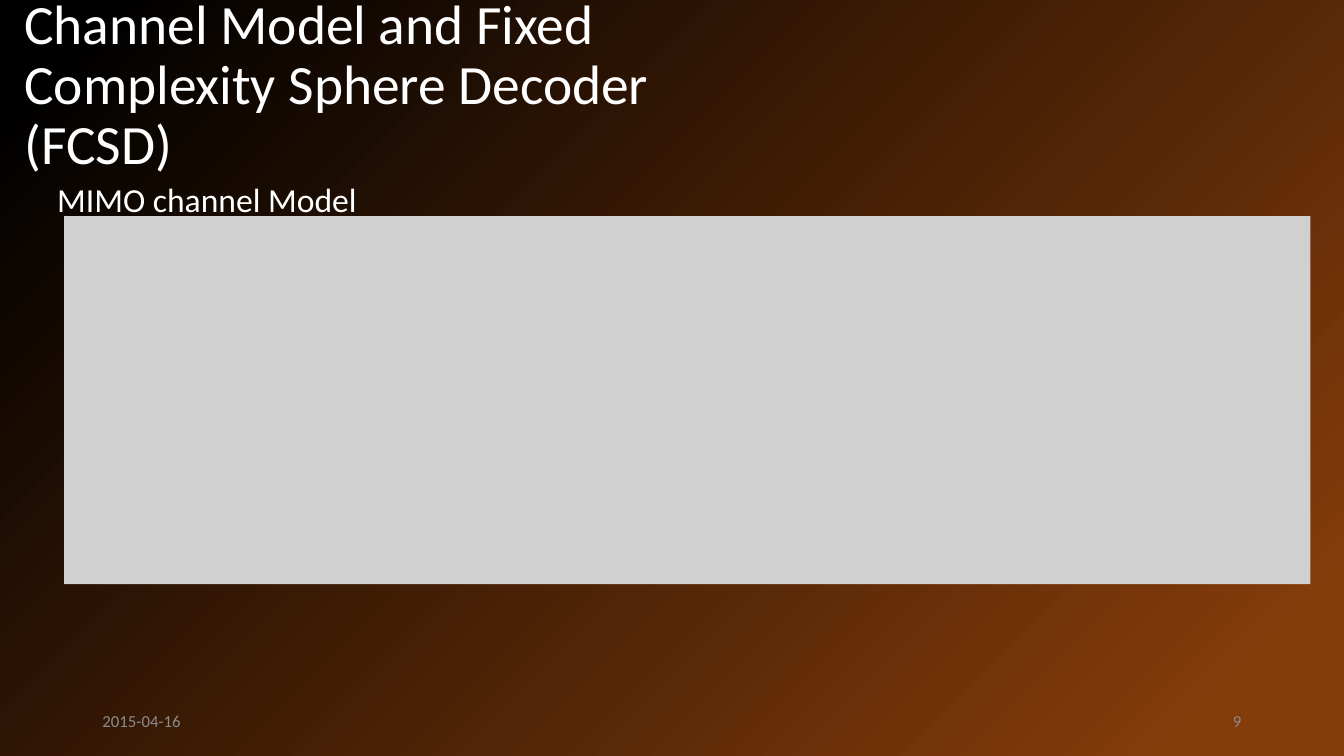
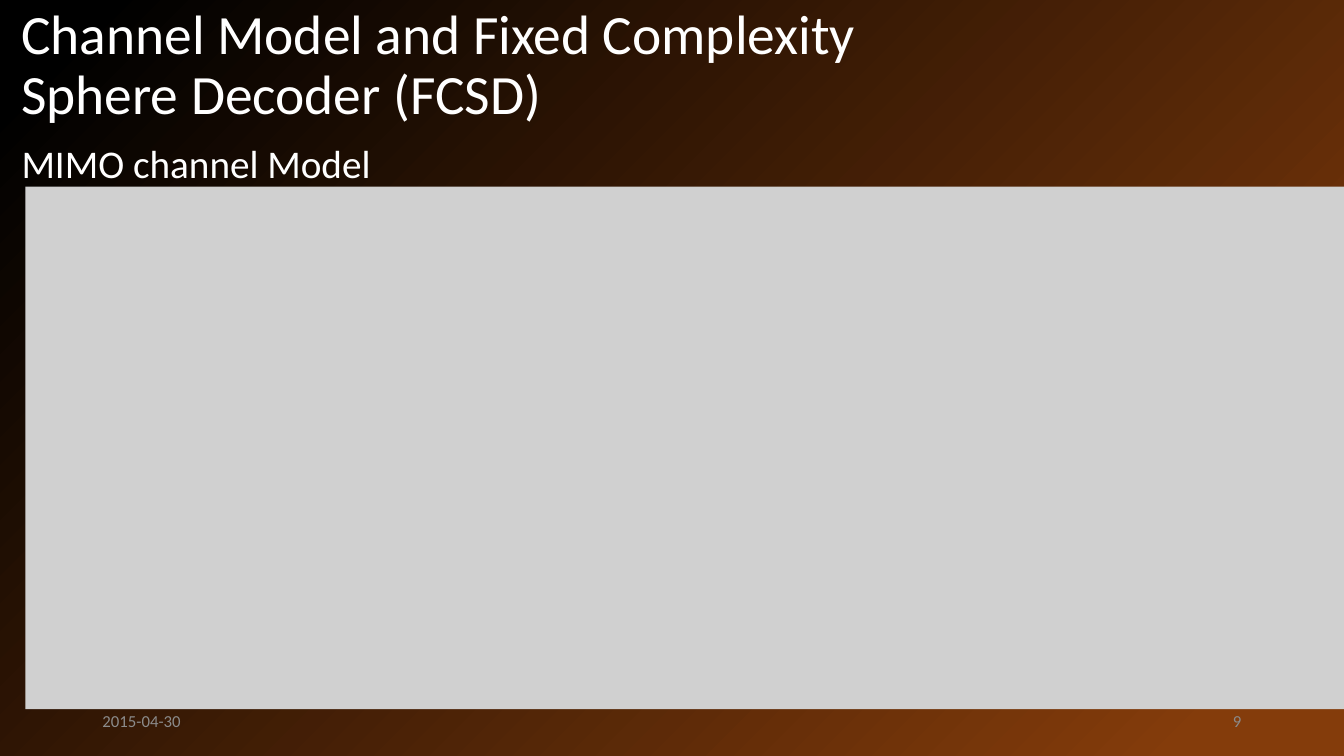
Before and after one commit to john-jiang-ca/Tianpei, a slide deck: slide 9 of FCSD-CUDA project/Presentation/CCECE2015 Presentation Tianpei Chen.pptx. Drawn at 1344x756 pixels with LibreOffice and Linux fonts; fonts in the diff are those of the drawing; grey boxes stand for pictures. Boxes give left, top, right and bottom in pixels: in the first picture for what was removed or moved away, otherwise in the second. Text is boxed around its words. In the diff, an @@ line names an element or a change of style, - is before the commit and + after.

```diff
--- a/FCSD-CUDA project/Presentation/CCECE2015 Presentation Tianpei Chen.pptx
+++ b/FCSD-CUDA project/Presentation/CCECE2015 Presentation Tianpei Chen.pptx
@@ title "Channel Model and Fixed Complexity ..." rewrapped from (x1=24, y1=5, x2=649, y2=172) to (x1=21, y1=15, x2=855, y2=123) @@
@@ text "MIMO channel Model" moved from (x1=57, y1=188, x2=356, y2=221) to (x1=22, y1=150, x2=370, y2=188) @@
@@ text "MIMO channel Model" at (x1=22, y1=150, x2=370, y2=188): size 24 to 28 pt @@
@@ picture resized from (x1=65, y1=216, x2=1311, y2=584) to (x1=25, y1=187, x2=1344, y2=709) @@
@@ text at (x1=102, y1=716, x2=180, y2=727): text changed @@
-2015-04-16
+2015-04-30
```
Also in this commit, not shown: 17 other slides changed, 5 slides added, 1 other file.
